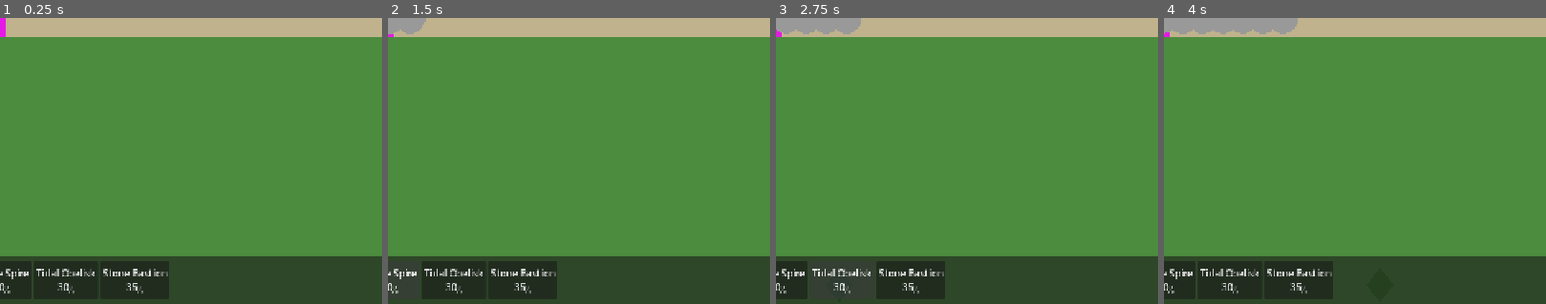
Above: before the commit, frames 1-4 (left to right).
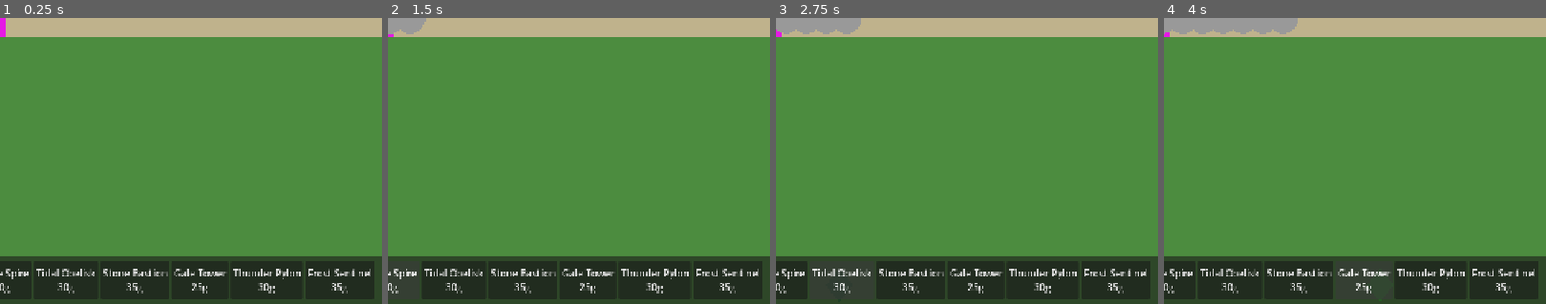
Above: after the commit, the same moments.

Repository: bobsantos/spirefall
Game: Godot game, scene res://scenes/main/Game.tscn
Same seed, same stepped clock (60 frames per second), same inputs: the game is played once before the commit and once after it.
Inputs (mouse positions are % of the whole screen's width and height, from its top left):
- Up to frame 1 (0.25 s): no input
- Up to frame 2 (1.5 s): click "Start Wave" at 0.5 s; click "Flame Spire 30g" at 1.25 s
- Up to frame 3 (2.75 s): click "Tidal Obelisk 30g" at 2 s
- Up to frame 4 (4 s): click "Stone Bastion 35g" at 2.75 s; click (30, 96) at 3.5 s, where only the run after the commit has a clickable "Gale Tower 25g"
The pictures show only the part of the screen within x 4-54%, y 50-100%; the shares and areas given below are measured in that part.

The runs differ from the first frame. In frame 1, 6.5% of the frame differs, in the area x 45-98%, y 85-99%; in frame 2, 6.5%; in frame 3, 6.5%; in frame 4, 5.0%.

Commit message:
Expand build menu to show all 6 base element towers
Remove Phase 1 element filter so wind, lightning, and ice towers
are now available for placement alongside fire, water, and earth.

Co-Authored-By: Claude Opus 4.6 <noreply@anthropic.com>

Diff:
--- a/scripts/ui/BuildMenu.gd
+++ b/scripts/ui/BuildMenu.gd
@@ -9,8 +9,8 @@
 var _tower_buttons: Array[Button] = []
 var _available_towers: Array[TowerData] = []
 
-# Phase 1 elements -- expand this list when unlocking wind/lightning/ice towers
-const PHASE_1_ELEMENTS: Array[String] = ["fire", "water", "earth"]
+# Canonical element order for build menu button layout
+const ELEMENT_ORDER: Array[String] = ["fire", "water", "earth", "wind", "lightning", "ice"]
 
 
 func _ready() -> void:
@@ -20,7 +20,7 @@
 
 
 func _load_available_towers() -> void:
-	# Load tier-1 towers for Phase 1 elements only
+	# Load all tier-1 base towers
 	var tower_dir := "res://resources/towers/"
 	var dir := DirAccess.open(tower_dir)
 	if dir == null:
@@ -30,12 +30,12 @@
 	while file_name != "":
 		if file_name.ends_with(".tres"):
 			var tower: TowerData = load(tower_dir + file_name)
-			if tower and tower.tier == 1 and tower.element in PHASE_1_ELEMENTS:
+			if tower and tower.tier == 1:
 				_available_towers.append(tower)
 		file_name = dir.get_next()
-	# Sort by element order (fire, water, earth) for consistent button layout
+	# Sort by canonical element order for consistent button layout
 	_available_towers.sort_custom(func(a: TowerData, b: TowerData) -> bool:
-		return PHASE_1_ELEMENTS.find(a.element) < PHASE_1_ELEMENTS.find(b.element)
+		return ELEMENT_ORDER.find(a.element) < ELEMENT_ORDER.find(b.element)
 	)
 
 
